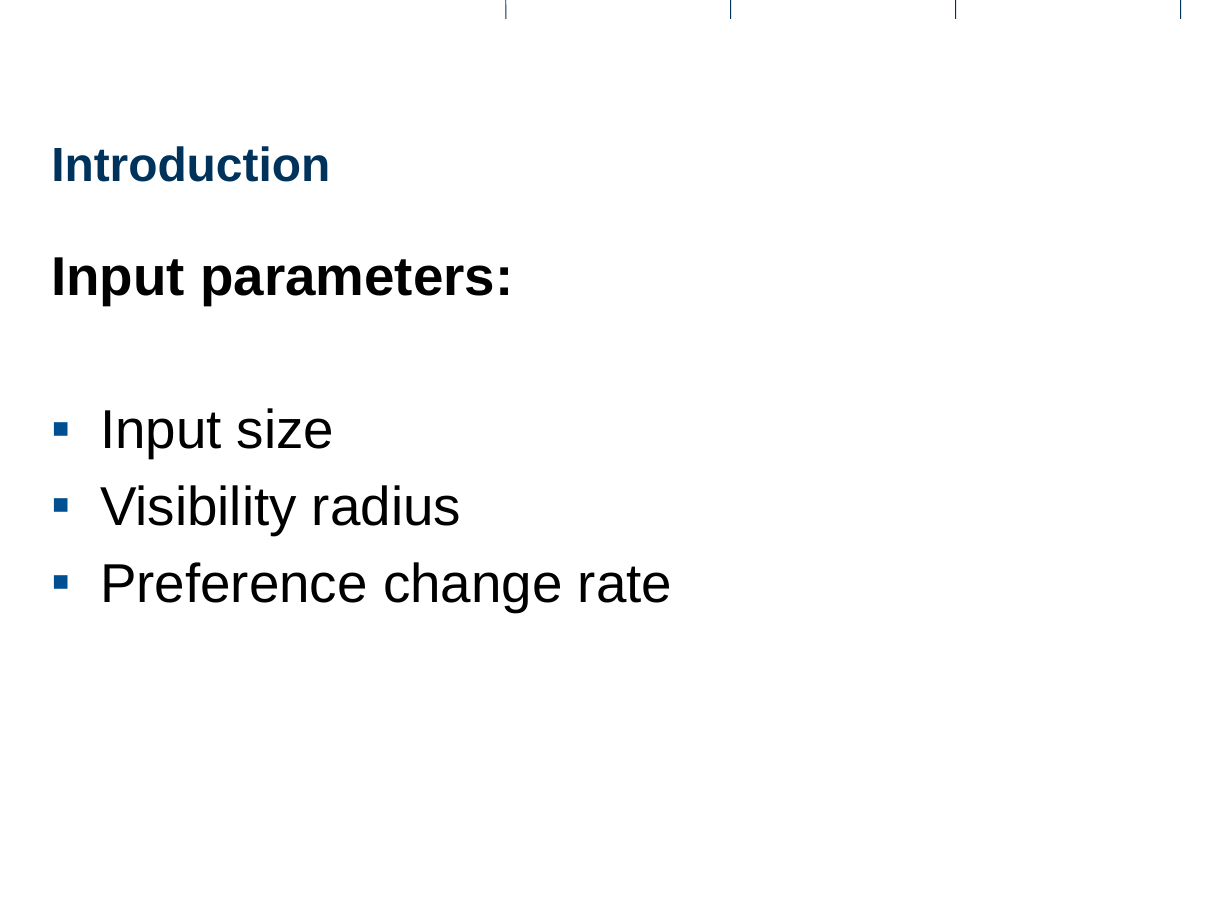
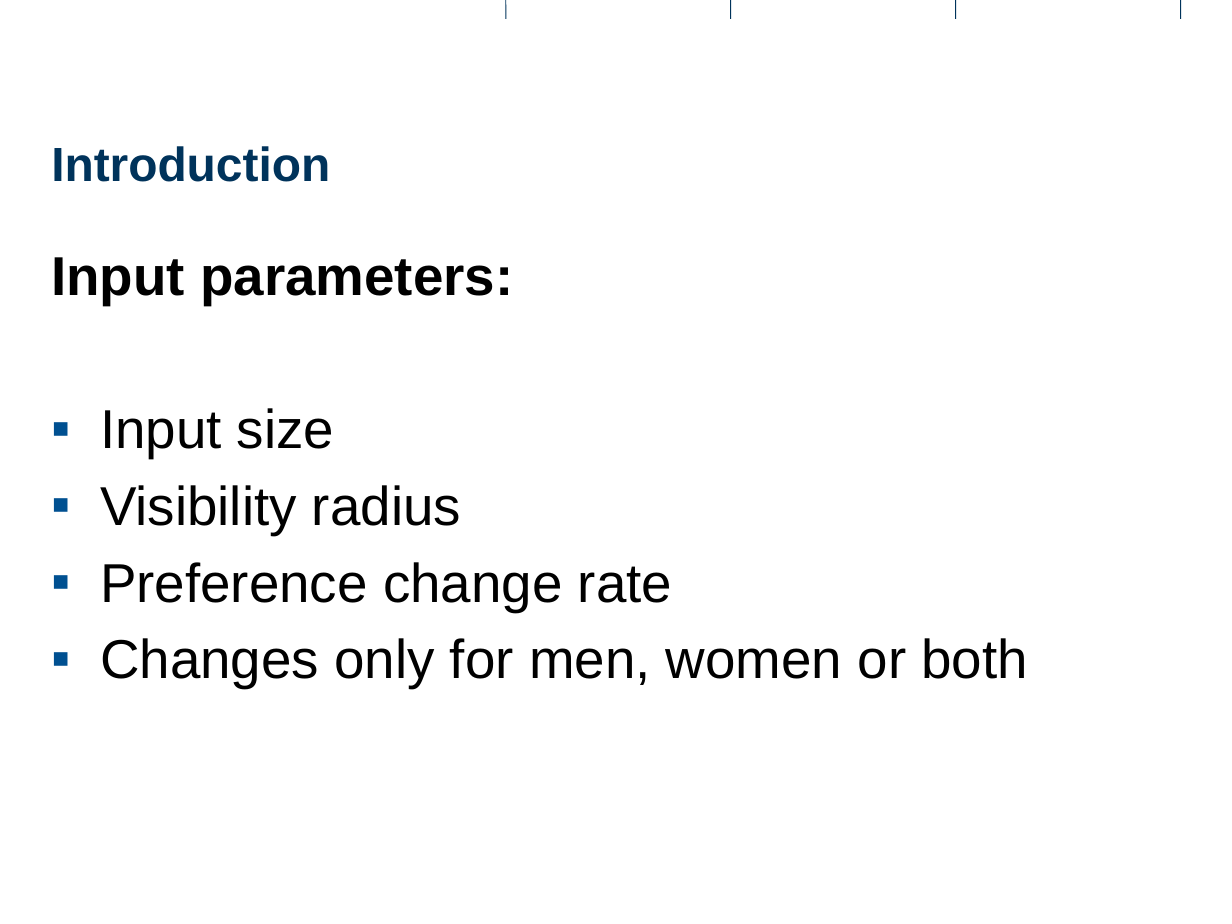
Before and after one commit to vjunet/MarriageLab, a slide deck: slide 18 of presentation/stable_marriage_presentation.pptx. Drawn at 1232x924 pixels with LibreOffice and Linux fonts; fonts in the diff are those of the drawing; background and template pictures are left out. Boxes give left, top, right and bottom in pixels: in the first picture for what was removed or moved away, otherwise in the second. Text is boxed around its words. In the diff, an @@ line names an element or a change of style, - is before the commit and + after.

Commit message:
Presentation

```diff
--- a/presentation/stable_marriage_presentation.pptx
+++ b/presentation/stable_marriage_presentation.pptx
@@ text at box(100, 638, 1028, 688): paragraph added @@
+▪ Changes only for men, women or both
```
Also in this commit, not shown: 2 other slides changed.
